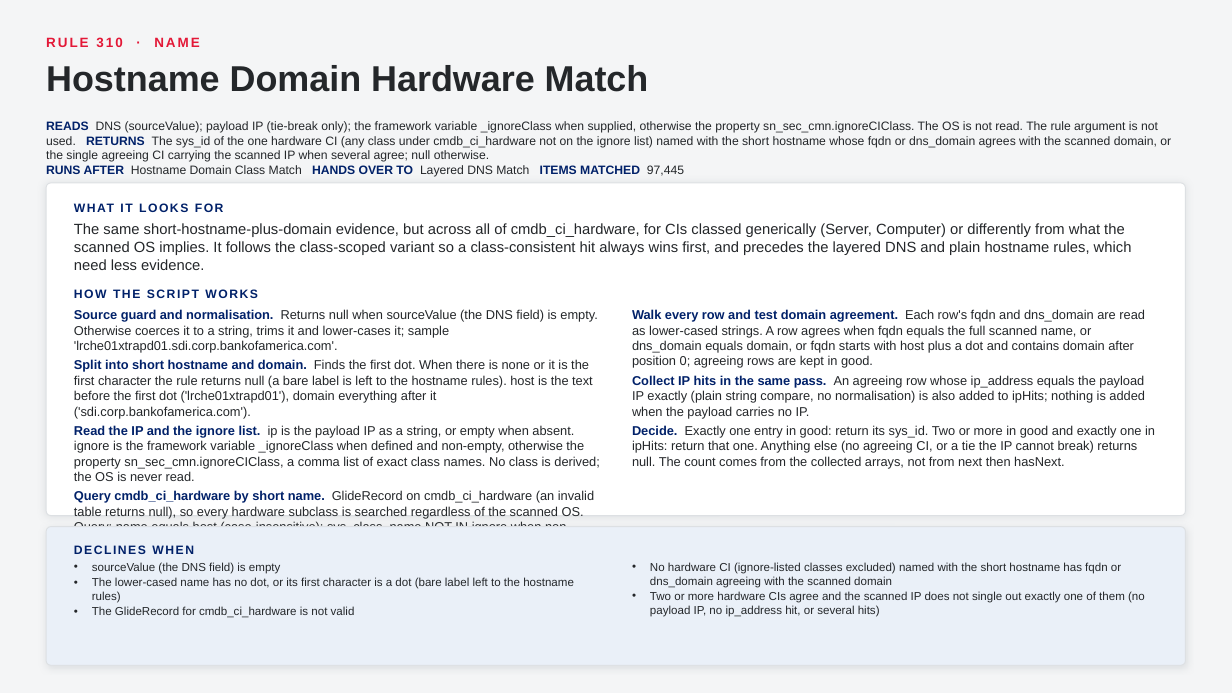
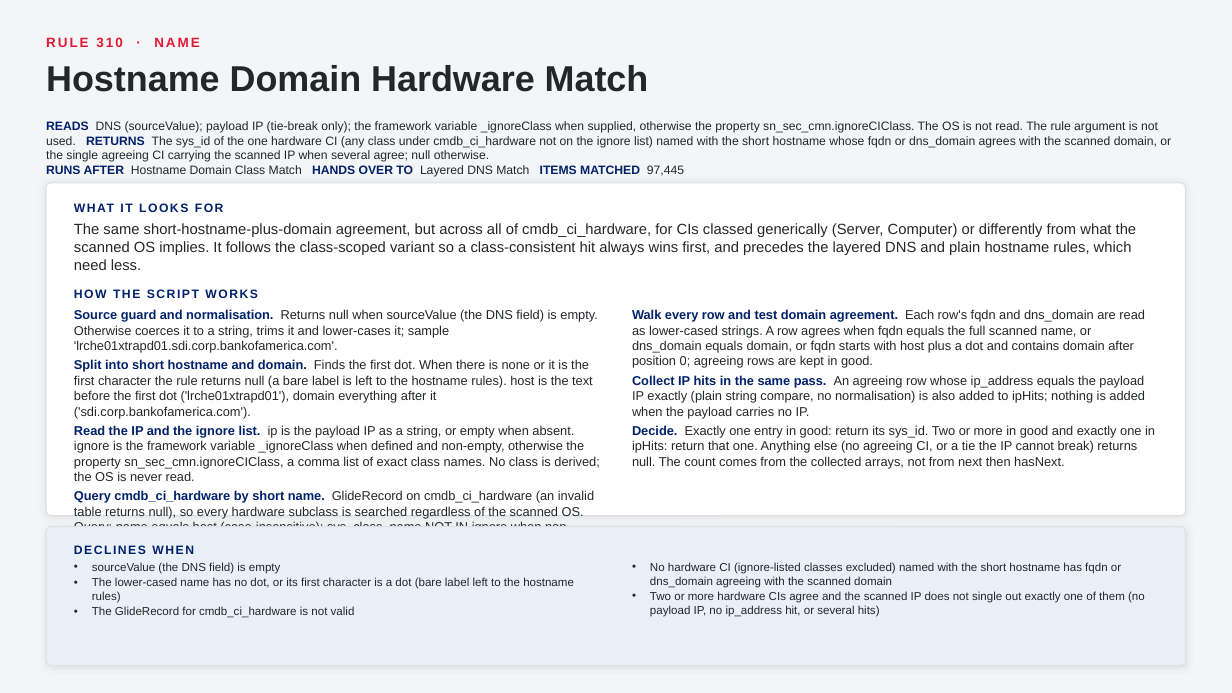
Before and after one commit to singhmihir/py, a slide deck: slide 29 of stories/qualys-ci-lookup-rules/Qualys CI Lookup Rules - CMDB Team Demo.pptx. Drawn at 1232x693 pixels with LibreOffice and Linux fonts; fonts in the diff are those of the drawing. Boxes give left, top, right and bottom in pixels: in the first picture for what was removed or moved away, otherwise in the second. Text is boxed around its words. In the diff, an @@ line names an element or a change of style, - is before the commit and + after.

```diff
--- a/stories/qualys-ci-lookup-rules/Qualys CI Lookup Rules - CMDB Team Demo.pptx
+++ b/stories/qualys-ci-lookup-rules/Qualys CI Lookup Rules - CMDB Team Demo.pptx
@@ text at box(74, 223, 1137, 270): text changed @@
-The same short-hostname-plus-domain evidence, but across all of cmdb_ci_hardware, for CIs classed generically (Server, Computer) or differently from what the scanned OS implies. It follows the class-scoped variant so a class-consistent hit always wins first, and precedes the layered DNS and plain hostname rules, which need less evidence.
+The same short-hostname-plus-domain agreement, but across all of cmdb_ci_hardware, for CIs classed generically (Server, Computer) or differently from what the scanned OS implies. It follows the class-scoped variant so a class-consistent hit always wins first, and precedes the layered DNS and plain hostname rules, which need less.
```
Also in this commit, not shown: 13 other slides changed, 2 slides added, 5 other files.
